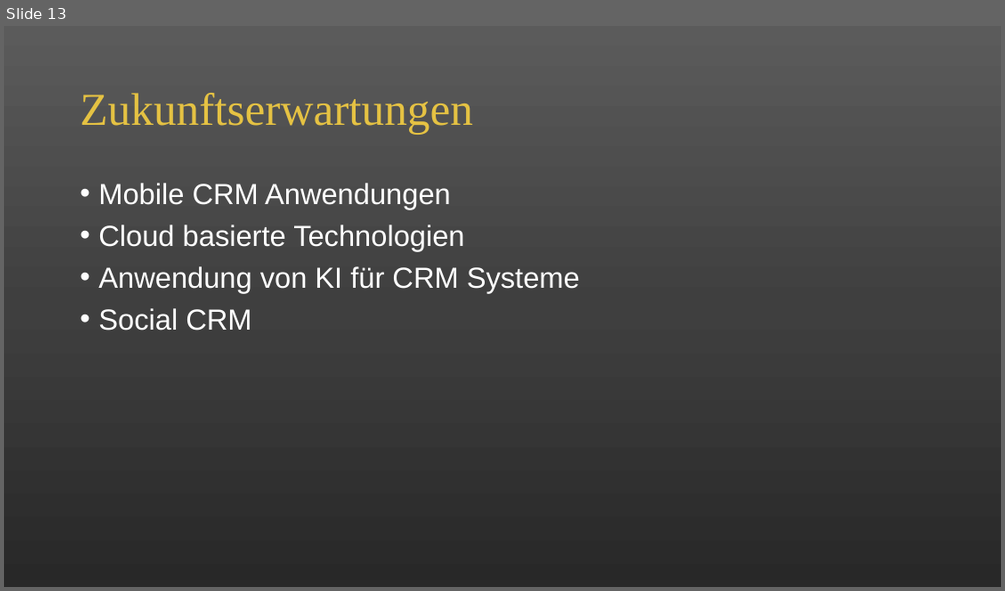
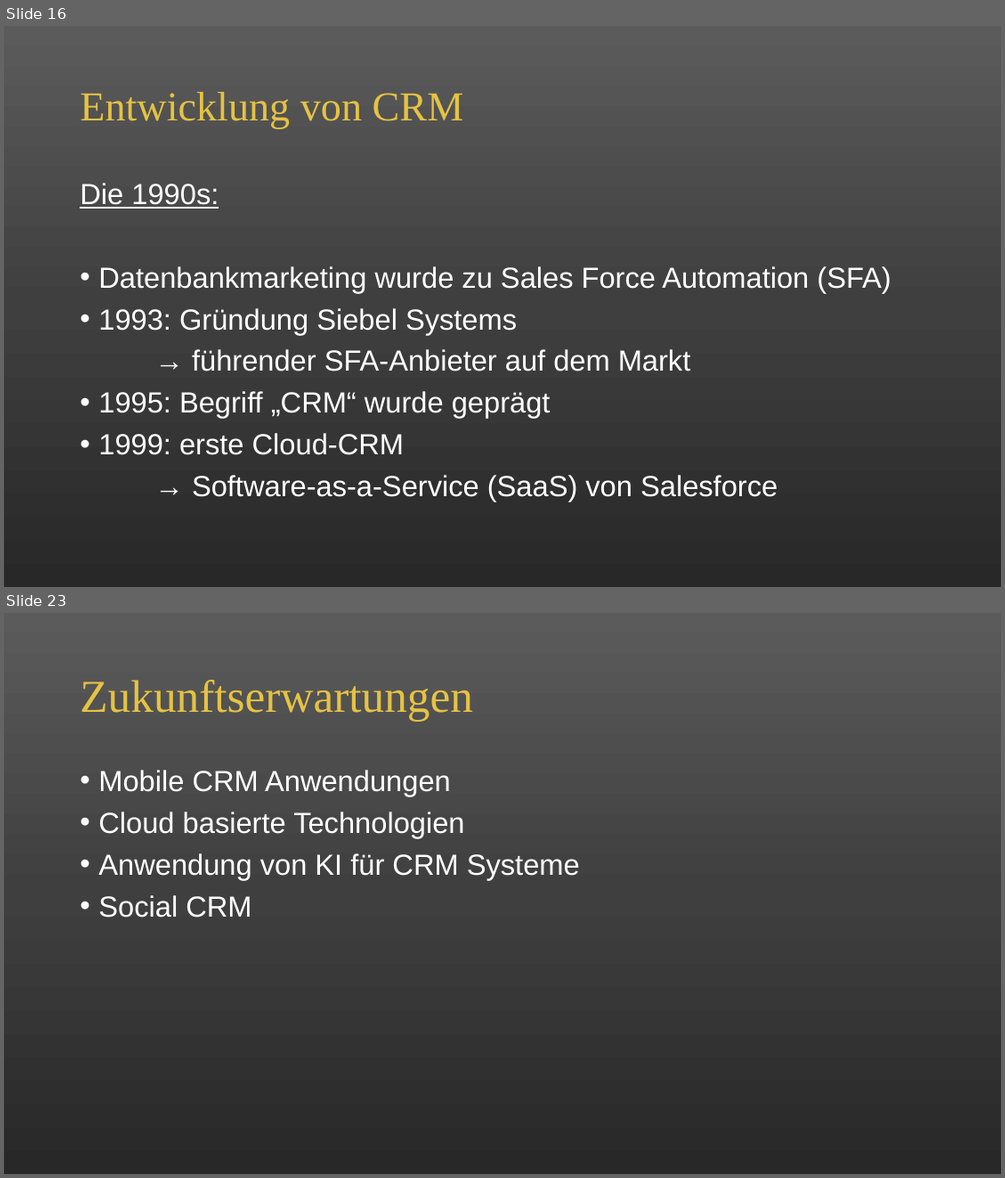
Before and after one commit to alicapr/CRM, a slide deck: CRM.pptx. Shown one above the other, each under a label of ours: slide 13 before the commit, slides 16 and 23 after it; the slides between them are not shown. The pictures are 1005x591 and 1005x1178 pixels, drawn with LibreOffice and Linux fonts; fonts in the diff are those of the drawing. Boxes give left, top, right and bottom in pixels: in the first picture for what was removed or moved away, otherwise in the second. Text is boxed around its words. In the diff, an @@ line names an element or a change of style, - is before the commit and + after.

```diff
--- a/CRM.pptx
+++ b/CRM.pptx
@@ slide 16 added at (4, 26, 1001, 587), background gradient #5B5B5B to #404040 to #292929 @@
@@ title added at (80, 92, 464, 128), 39.6 pt, text #E5C243 @@
+Entwicklung von CRM
@@ text added at (80, 183, 890, 501), 28 pt, text #FFFFFF @@
+Die 1990s:
+• Datenbankmarketing wurde zu Sales Force Automation (SFA)
+• 1993: Gründung Siebel Systems
+→ führender SFA-Anbieter auf dem Markt
+• 1995: Begriff „CRM“ wurde geprägt
+• 1999: erste Cloud-CRM
+→ Software-as-a-Service (SaaS) von Salesforce
@@ what was slide 13 is now slide 23 @@
```
Also in this commit, not shown: 10 other slides added, 1 slide removed.
